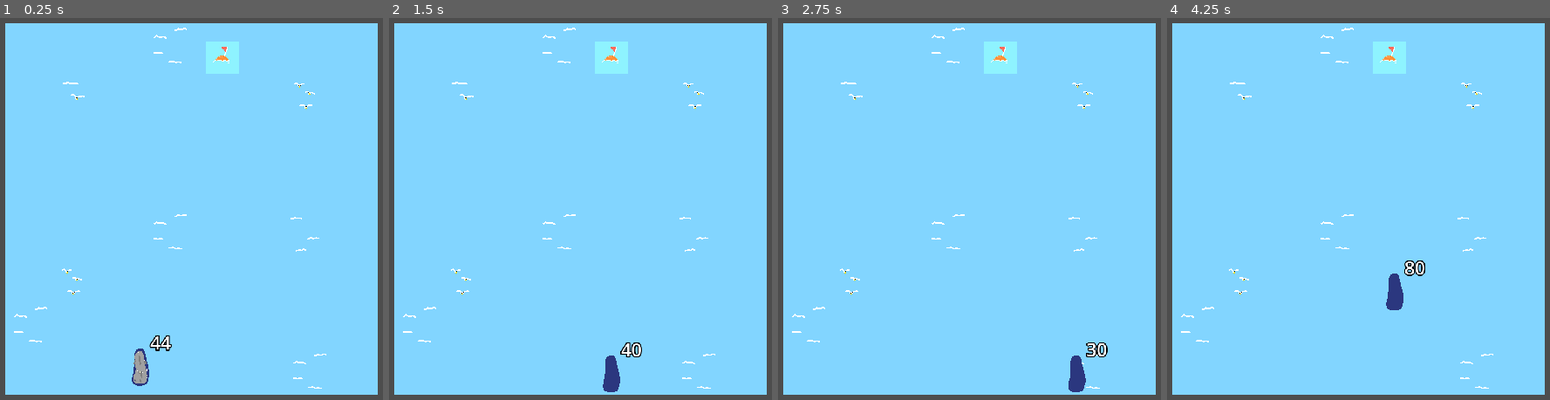
Above: before the commit, frames 1-4 (left to right).
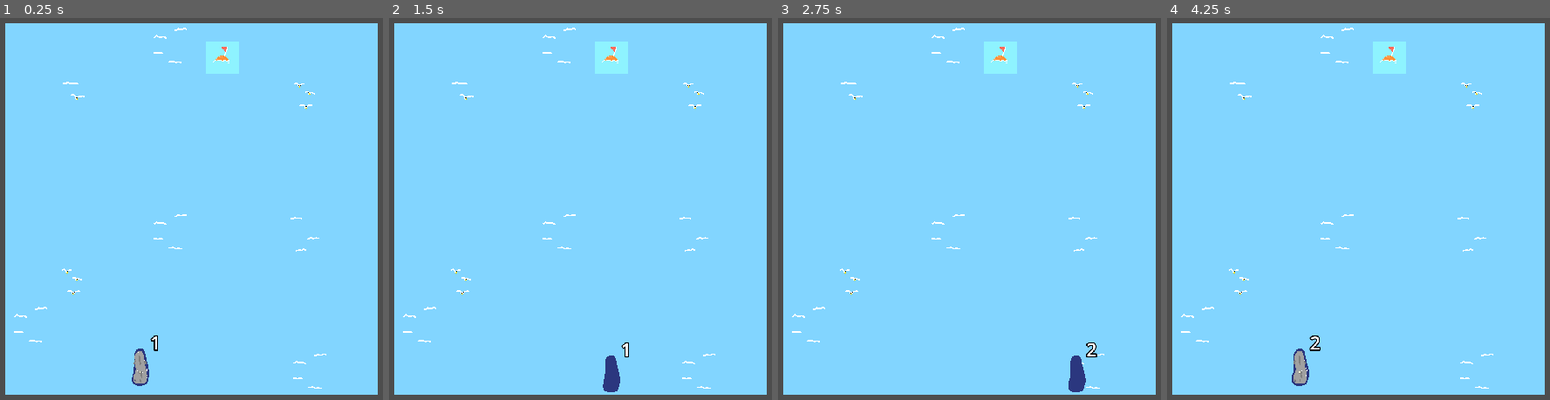
Above: after the commit, the same moments.

Repository: omar-h-omar/submania
Game: Godot game, scene res://scenes/game.tscn
Two runs of this game, one before a commit and one after it. Both use one fixed random seed, a clock stepped at 60 frames per second and the inputs below.
Inputs:
- Up to frame 1 (0.25 s): no input
- Up to frame 2 (1.5 s): hold Right (right) 0.53-1.28 s; hold Down (down) from 1.28 s (still down)
- Up to frame 3 (2.75 s): tap Enter at 2 s; release Down (down) at 2.03 s; hold Right (right) from 2.03 s (still down)
- Up to frame 4 (4.25 s): release Right (right) at 2.78 s; hold Up (up) 2.78-3.53 s; hold Left (left) from 3.53 s (still down); tap R (restart, bound only after the commit) at 4.15 s

The runs differ from the first frame. In frame 1, 0.2% of the frame differs, in the area x 38-45%, y 83-88%; in frame 2, 0.2%; in frame 3, 0.1%; in frame 4, 1.0%, in the area x 32-68%, y 63-97%.

Commit message:
Restart and mine spawner

Diff:
--- a/project.godot
+++ b/project.godot
@@ -54,6 +54,11 @@
 , Object(InputEventKey,"resource_local_to_scene":false,"resource_name":"","device":-1,"window_id":0,"alt_pressed":false,"shift_pressed":false,"ctrl_pressed":false,"meta_pressed":false,"pressed":false,"keycode":0,"physical_keycode":68,"key_label":0,"unicode":100,"echo":false,"script":null)
 ]
 }
+restart={
+"deadzone": 0.5,
+"events": [Object(InputEventKey,"resource_local_to_scene":false,"resource_name":"","device":-1,"window_id":0,"alt_pressed":false,"shift_pressed":false,"ctrl_pressed":false,"meta_pressed":false,"pressed":false,"keycode":0,"physical_keycode":82,"key_label":0,"unicode":114,"echo":false,"script":null)
+]
+}
 
 [layer_names]
 
--- a/scenes/MinePlacer.gd
+++ b/scenes/MinePlacer.gd
@@ -4,23 +4,33 @@
 @export var SpawnBoundsMin : Vector2
 @export var SpawnBoundsMax : Vector2
 @export var MinesToSpawn := 5
-@export var MinDistanceBetween := 1.0
+@export var MinDistanceBetween := 10.0
 
 var _spawnPositions : Array
 # Called when the node enters the scene tree for the first time.
 func _ready():
 	for i in MinesToSpawn:
-		var xPos = randf_range(SpawnBoundsMin.x, SpawnBoundsMax.x)
-		var yPos = randf_range(SpawnBoundsMin.y, SpawnBoundsMax.y)
+		var spawnPos = get_new_spawn_pos()
+
 
 		var mine = MinePrefab.instantiate()
-		mine.global_position = Vector2(xPos, yPos)
+
+		mine.global_position = spawnPos
+
+		_spawnPositions.push_back(spawnPos)
 
 		add_child(mine)
 
 
 
+func get_new_spawn_pos():
+	var xPos = randf_range(SpawnBoundsMin.x, SpawnBoundsMax.x)
+	var yPos = randf_range(SpawnBoundsMin.y, SpawnBoundsMax.y)
+	var spawnPos = Vector2(xPos, yPos)
 
-# Called every frame. 'delta' is the elapsed time since the previous frame.
-func _process(delta):
-	pass
+	for pos in _spawnPositions:
+		if pos.distance_to(spawnPos) < MinDistanceBetween:
+			print("re-roll")
+			spawnPos = get_new_spawn_pos()
+
+	return spawnPos
--- /dev/null
+++ b/scenes/game.gd
@@ -0,0 +1,6 @@
+extends Node2D
+
+# Called every frame. 'delta' is the elapsed time since the previous frame.
+func _process(delta):
+	if Input.is_action_just_pressed("restart"):
+		get_tree().reload_current_scene()
--- a/scenes/game.tscn
+++ b/scenes/game.tscn
@@ -1,6 +1,7 @@
-[gd_scene load_steps=9 format=3 uid="uid://vpviplnr5rjt"]
+[gd_scene load_steps=10 format=3 uid="uid://vpviplnr5rjt"]
 
 [ext_resource type="Texture2D" uid="uid://c83x22bx7vvti" path="res://assets/water.png" id="1_48axx"]
+[ext_resource type="Script" path="res://scenes/game.gd" id="1_nyqwd"]
 [ext_resource type="PackedScene" uid="uid://enkvtyv512t" path="res://scenes/mine.tscn" id="2_5ni10"]
 [ext_resource type="PackedScene" uid="uid://dgcpspdc4t04p" path="res://scenes/submarine.tscn" id="3_6ot8u"]
 [ext_resource type="PackedScene" path="res://scenes/goal.tscn" id="4_c1hwd"]
@@ -1041,6 +1042,7 @@
 [sub_resource type="WorldBoundaryShape2D" id="WorldBoundaryShape2D_qkcv7"]
 
 [node name="Game" type="Node2D"]
+script = ExtResource("1_nyqwd")
 
 [node name="TileMap" type="TileMap" parent="."]
 tile_set = SubResource("TileSet_lttmm")
@@ -1108,4 +1110,5 @@
 MinePrefab = ExtResource("2_5ni10")
 SpawnBoundsMin = Vector2(10, 0)
 SpawnBoundsMax = Vector2(1000, 800)
-MinesToSpawn = 300
+MinesToSpawn = 10
+MinDistanceBetween = 50.0
